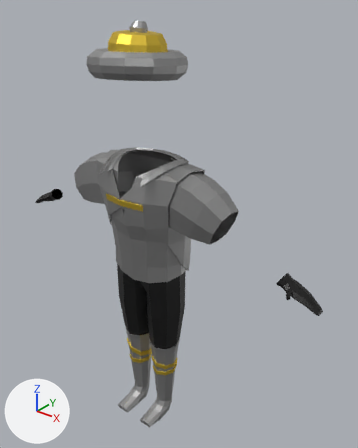
Before and after pictures for a commit that changed the FBX model Assets/Models/Armors/Human_Male/HM_Mage.fbx.
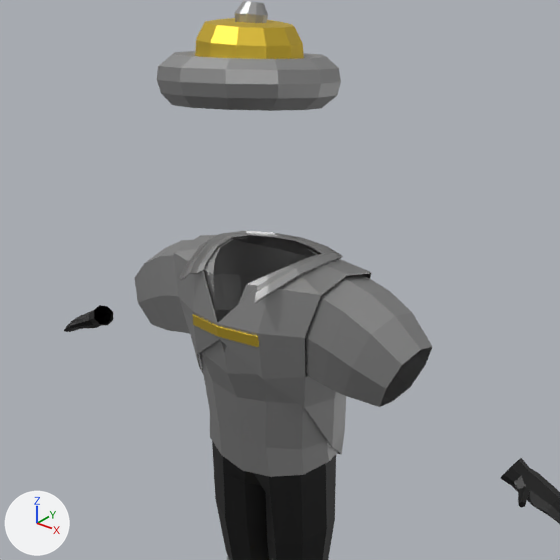
Each version appears first whole from a camera (50 mm lens) standing at (1.388, -1.525, 2.052) and looking at (0.095, 0.091, 1.05), and next in a close-up on the part from 0% to 86% of the width and 4% to 73% of the height. The lights are fixed; the arrows at lower left show +X, +Y and +Z. Where no turn or scale is listed for an object, it has been applied to the vertices.

Before the edit, the objects in view are built like this:
```python
me_cube_009 = bpy.data.meshes.new('Cube.009')
me_cube_009.from_pydata(...)  # 190 vertices, 212 faces; spans x -0.183..0.183, y -0.114..0.091, z 0.379..0.923
me_cube_009.materials.append(mat_underarmor)  # black #000000
me_cube_024 = bpy.data.meshes.new('Cube.024')
me_cube_024.from_pydata(...)  # 348 vertices, 360 faces; spans x -0.234..0.234, y -0.188..0.133, z 0.797..1.385
# faces by material slot: [344, 16]
me_cube_024.materials.append(mat_armorplate)  # grey #aeaeae
me_cube_024.materials.append(mat_armortrim)  # yellow #e7c949
me_cube_031 = bpy.data.meshes.new('Cube.031')
me_cube_031.from_pydata(...)  # 288 vertices, 278 faces; spans x -0.206..0.195, y -0.244..0.156, z 1.696..1.925
# faces by material slot: [182, 96]
me_cube_031.materials.append(mat_armorplate)  # grey #aeaeae
me_cube_031.materials.append(mat_armortrim)  # yellow #e7c949
ob_hm_mage_coat = bpy.data.objects.new('HM_Mage_Coat', me_cube_024)
ob_hm_mage_coat.location = (0.0, 0.0, 0.0)
ob_hm_mage_hat = bpy.data.objects.new('HM_Mage_Hat', me_cube_031)
ob_hm_mage_hat.location = (0.0, 0.0, 0.0)
ob_hm_mage_pants = bpy.data.objects.new('HM_Mage_Pants', me_cube_009)
ob_hm_mage_pants.location = (0.0, 0.0, 0.0)
# also in view: 'HM_Mage_Gloves' at (0.0, -0.017, 0.999); 'HM_Mage_Shirt' at (0.0, -0.028, 1.096)
```
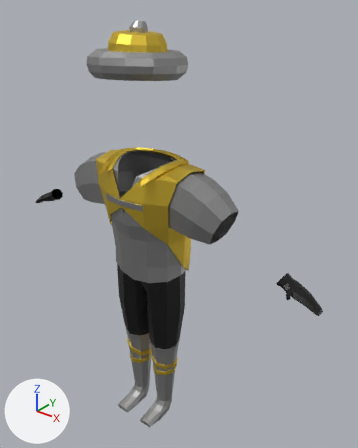
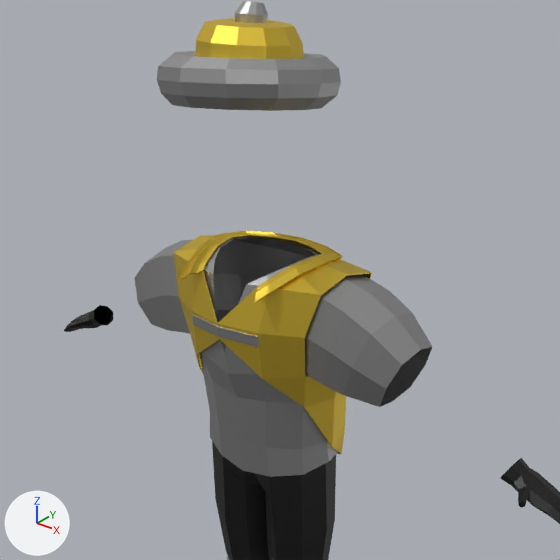
Where the change shows, as pixel boxes (x1, y1, x2, y2) in the close-ups (560 x 560 px):
part 1 of me_cube_024, recoloured (grey to yellow): (174, 230, 371, 454) in both
part 2 of me_cube_024, recoloured (yellow to grey): (192, 314, 259, 347) in both

The change in detail:
me_cube_024 has 348 vertices, 360 faces and spans x -0.234..0.234, y -0.188..0.133, z 0.797..1.385.
me_cube_024 is used by ob_hm_mage_coat; location (0.0, 0.0, 0.0).
me_cube_024 part 1: all 344 faces that had it switch from mat_armorplate (grey #aeaeae) to mat_armortrim (yellow #e7c949).
me_cube_024 part 2: all 16 faces that had it switch from mat_armortrim (yellow #e7c949) to mat_armorplate (grey #aeaeae).
